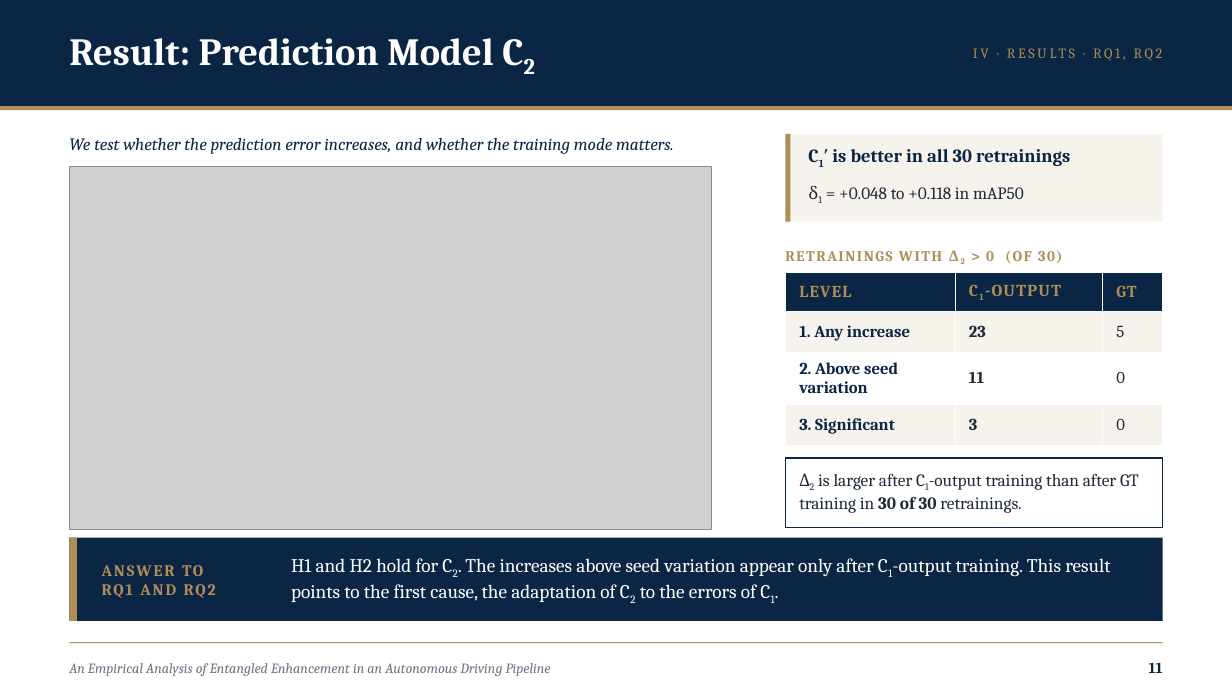
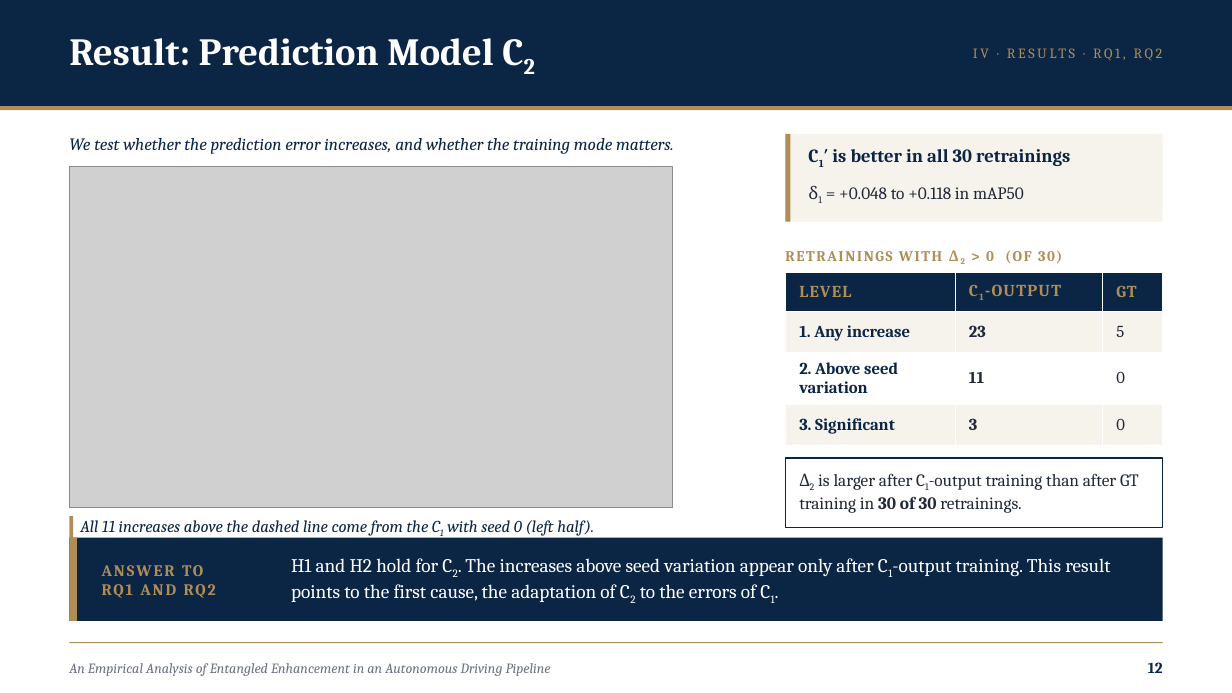
Before and after one commit to RashedIfty/LabSD, a slide deck: slide 12 of Presentations/CS presentation/CS_presentation_IFTY.pptx (slide 11 before the commit). Drawn at 1232x693 pixels with LibreOffice and Linux fonts; fonts in the diff are those of the drawing; grey boxes stand for pictures. Boxes give left, top, right and bottom in pixels: in the first picture for what was removed or moved away, otherwise in the second. Text is boxed around its words. In the diff, an @@ line names an element or a change of style, - is before the commit and + after.

```diff
--- a/Presentations/CS presentation/CS_presentation_IFTY.pptx
+++ b/Presentations/CS presentation/CS_presentation_IFTY.pptx
@@ picture: place and size @@
-picture at (69,166,712,530)
+picture at (69,166,673,508)
@@ rectangle added at (69,517,73,539), fill #B08D57 @@
@@ text added at (80,520,594,536), 13 pt, text #0B2545, italic @@
+All 11 increases above the dashed line come from the C1 with seed 0 (left half).
@@ text at (1148,662,1163,673): text changed @@
-11
+12
```
Also in this commit, not shown: 16 other slides changed, 2 slides added, 13 other files.
